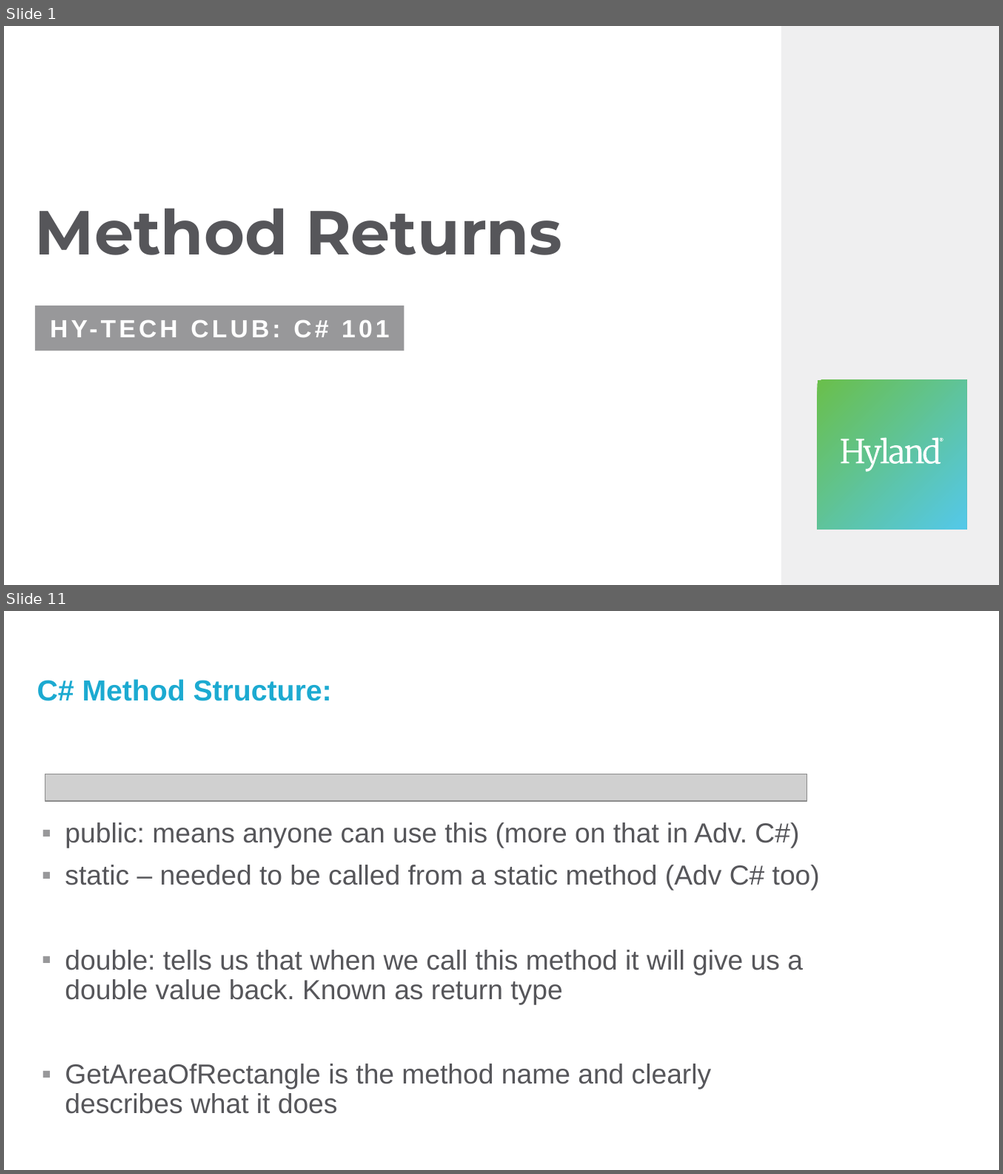
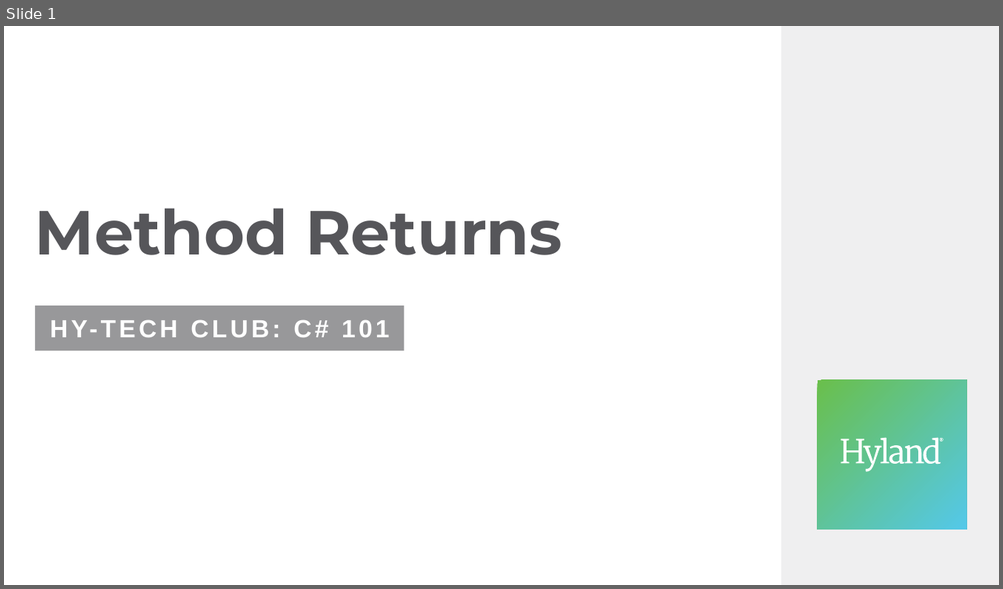
Before and after one commit to hytechclub/cs-101, a slide deck: MethodParameters/MethodReturns.pptx. Shown one above the other, each under a label of ours: slides 1 and 11 before the commit, slide 1 after it; the slides between them are not shown. The pictures are 1003x1174 and 1003x589 pixels, drawn with LibreOffice and Linux fonts; fonts in the diff are those of the drawing; grey boxes stand for pictures; background and template pictures are left out. Boxes give left, top, right and bottom in pixels: in the first picture for what was removed or moved away, otherwise in the second. Text is boxed around its words. In the diff, an @@ line names an element or a change of style, - is before the commit and + after.

Commit message:
update method params ppts

```diff
--- a/MethodParameters/MethodReturns.pptx
+++ b/MethodParameters/MethodReturns.pptx
@@ slide 11 removed at bbox=[4, 611, 999, 1170], background #FFFFFF @@
@@ text removed at bbox=[37, 679, 332, 701] @@
-C# Method Structure:
@@ picture removed at bbox=[45, 774, 807, 801] @@
@@ text removed at bbox=[65, 823, 819, 1114] @@
-▪ public: means anyone can use this (more on that in Adv. C#)
-▪ static – needed to be called from a static method (Adv C# too)
-▪ double: tells us that when we call this method it will give us a double value back. Known as return type
-▪ GetAreaOfRectangle is the method name and clearly describes what it does
```
Also in this commit, not shown: 5 slides added, 26 other slides removed, 1 other file.
